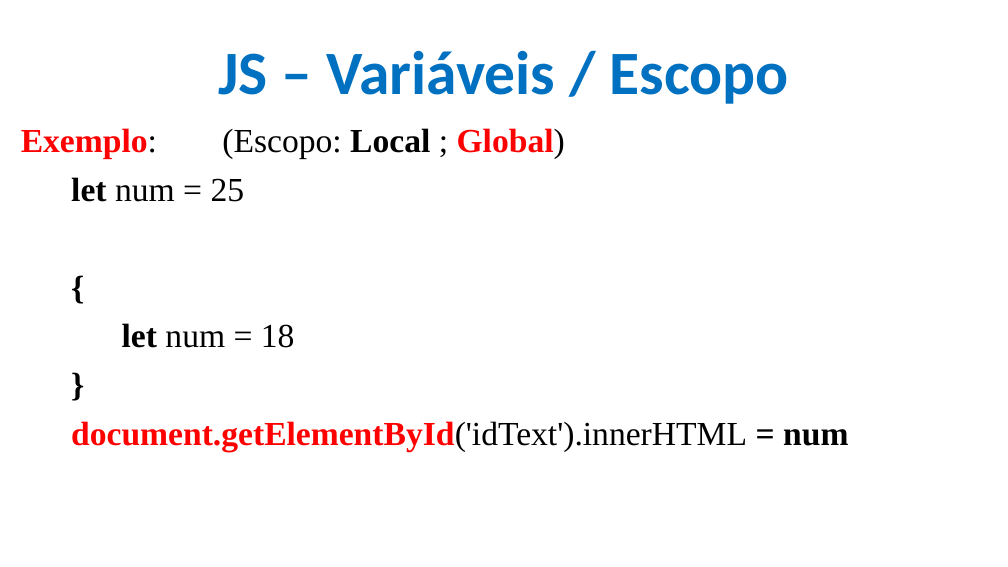
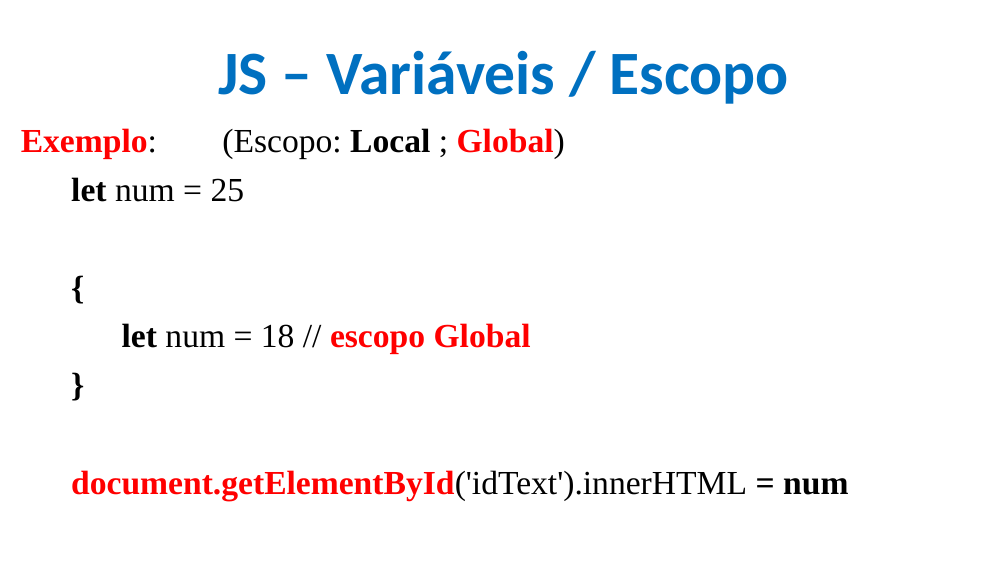
Before and after one commit to CloudEducationBrazil/WydenDesenvolvimentoWebPHP, a slide deck: slide 4 of 01 Classes/Aula 09 Desenvolvimento Web PHP - JS.pptx. Drawn at 1008x567 pixels with LibreOffice and Linux fonts; fonts in the diff are those of the drawing; background and template pictures are left out. Boxes give left, top, right and bottom in pixels: in the first picture for what was removed or moved away, otherwise in the second. Text is boxed around its words. In the diff, an @@ line names an element or a change of style, - is before the commit and + after.

```diff
--- a/01 Classes/Aula 09 Desenvolvimento Web PHP - JS.pptx
+++ b/01 Classes/Aula 09 Desenvolvimento Web PHP - JS.pptx
@@ text at (x1=122, y1=323, x2=531, y2=354): text changed; text colour #000000 to #FF0000; bold on @@
-let num = 18
+let num = 18 // escopo Global
```
Also in this commit, not shown: 1 other slide changed.
